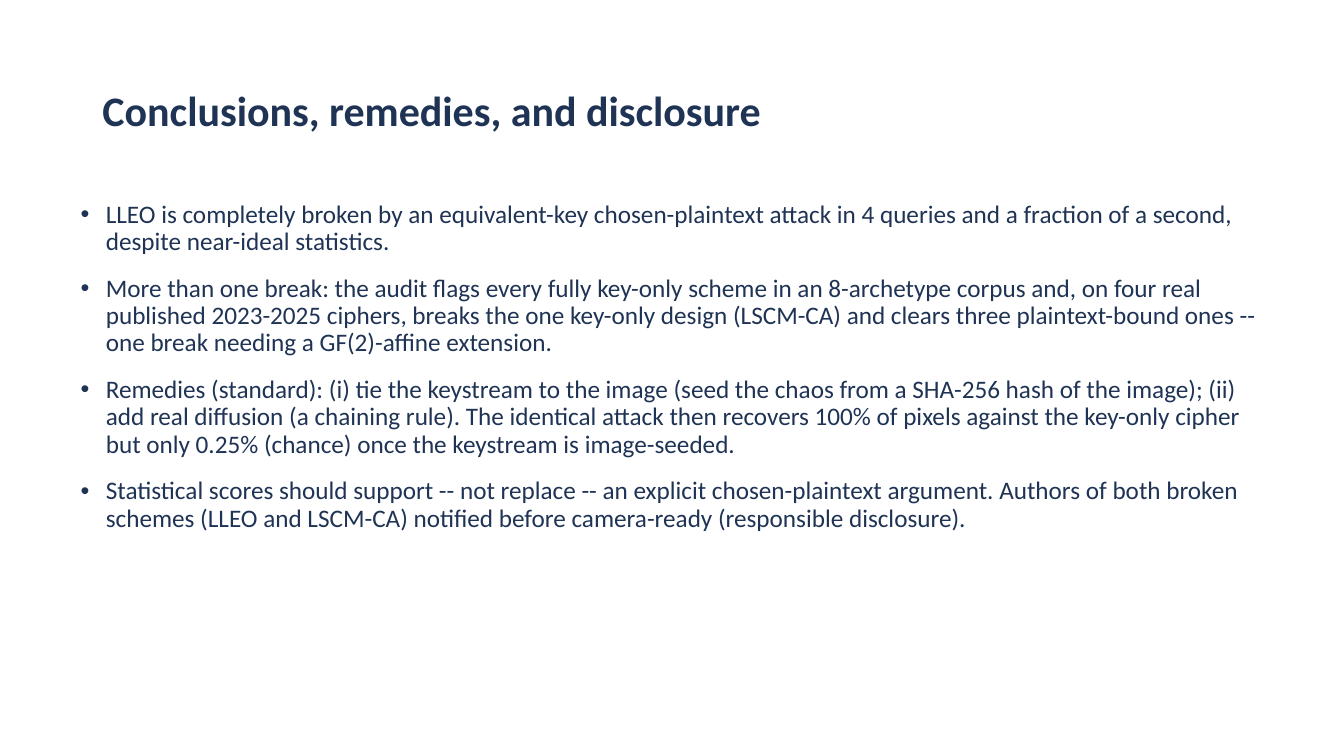
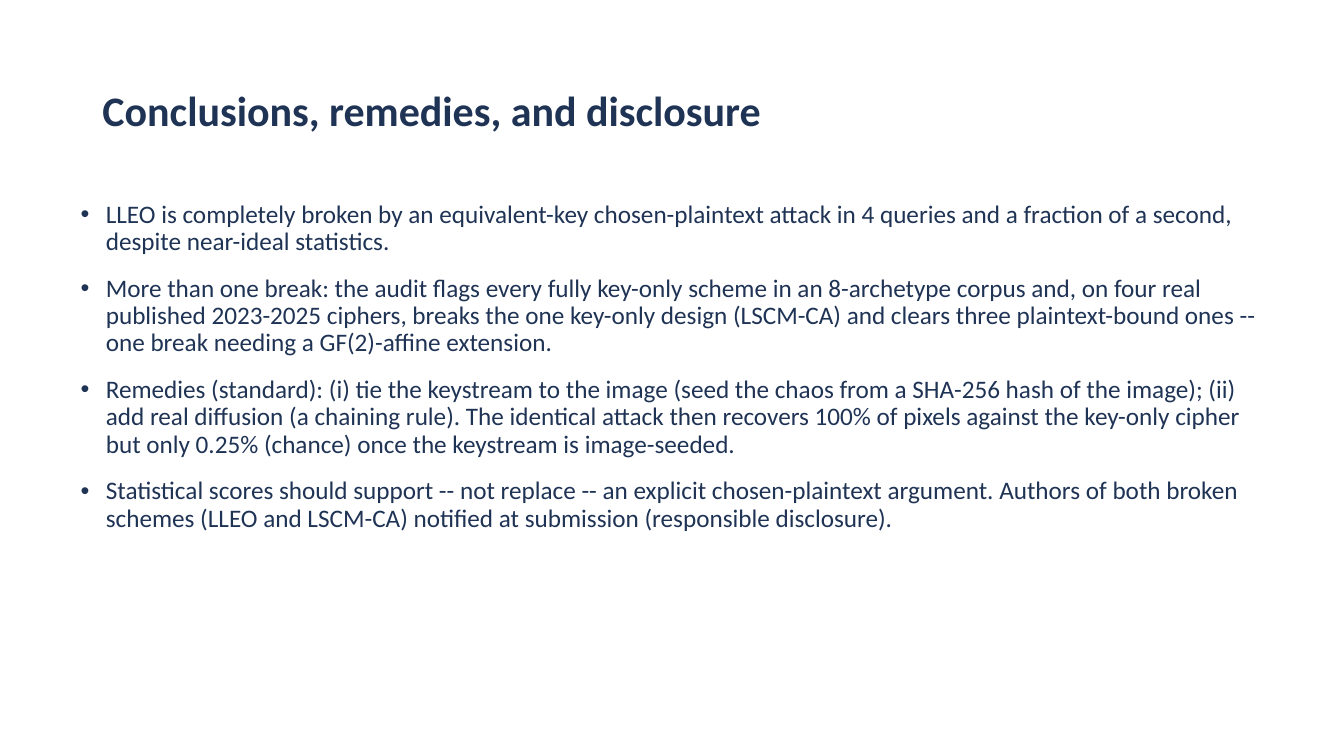
Before and after one commit to aiparallel0/chaoscrypt, a slide deck: slide 14 of papers/paper1-chaos-cpa/presentation.pptx. Drawn at 1344x756 pixels with LibreOffice and Linux fonts; fonts in the diff are those of the drawing; background and template pictures are left out. Boxes give left, top, right and bottom in pixels: in the first picture for what was removed or moved away, otherwise in the second. Text is boxed around its words. In the diff, an @@ line names an element or a change of style, - is before the commit and + after.

```diff
--- a/papers/paper1-chaos-cpa/presentation.pptx
+++ b/papers/paper1-chaos-cpa/presentation.pptx
@@ text at box(106, 481, 1237, 531): text changed @@
-• Statistical scores should support -- not replace -- an explicit chosen-plaintext argument. Authors of both broken schemes (LLEO and LSCM-CA) notified before camera-ready (responsible disclosure).
+• Statistical scores should support -- not replace -- an explicit chosen-plaintext argument. Authors of both broken schemes (LLEO and LSCM-CA) notified at submission (responsible disclosure).
```
Also in this commit, not shown: 6 other files.
